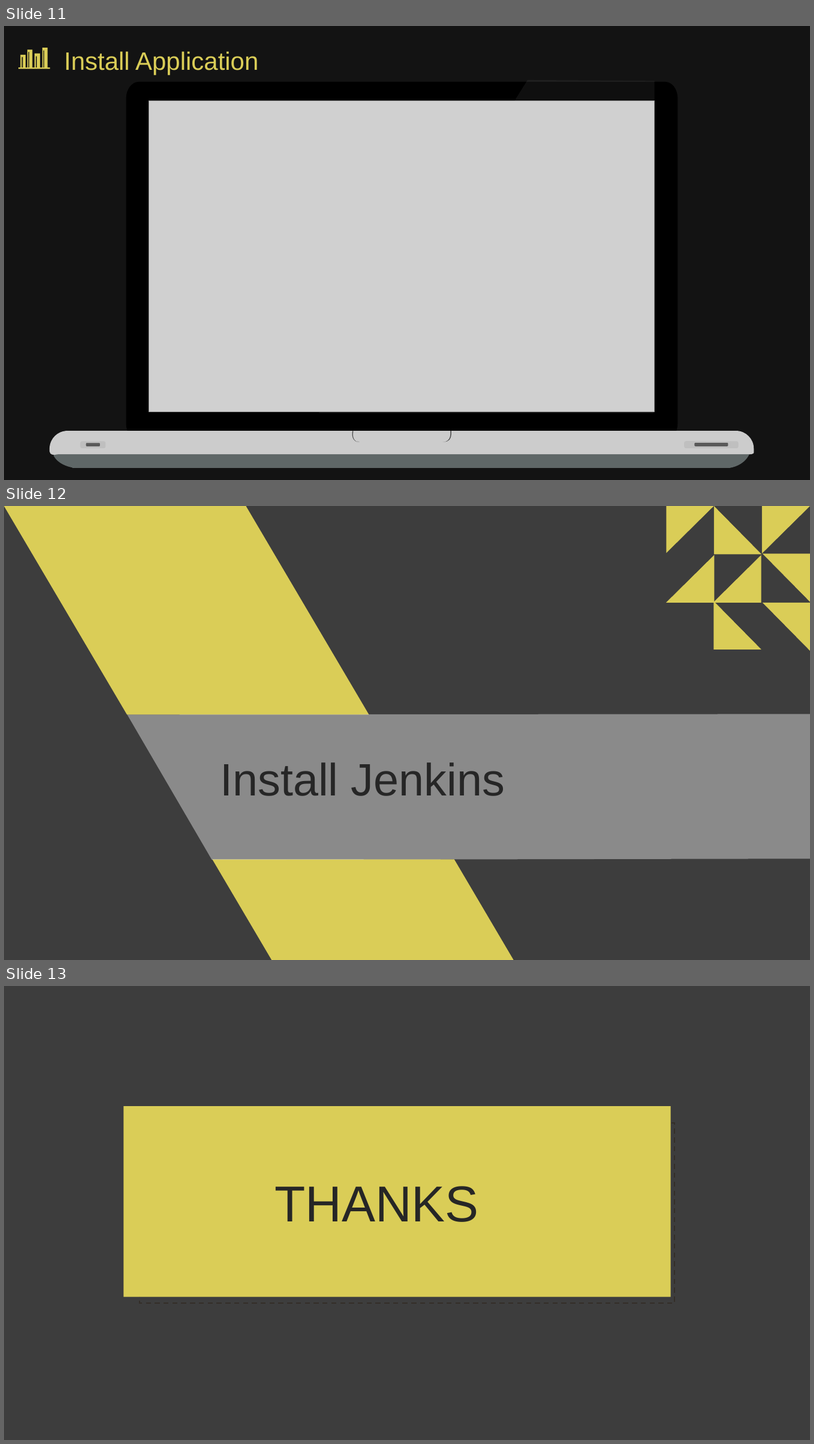
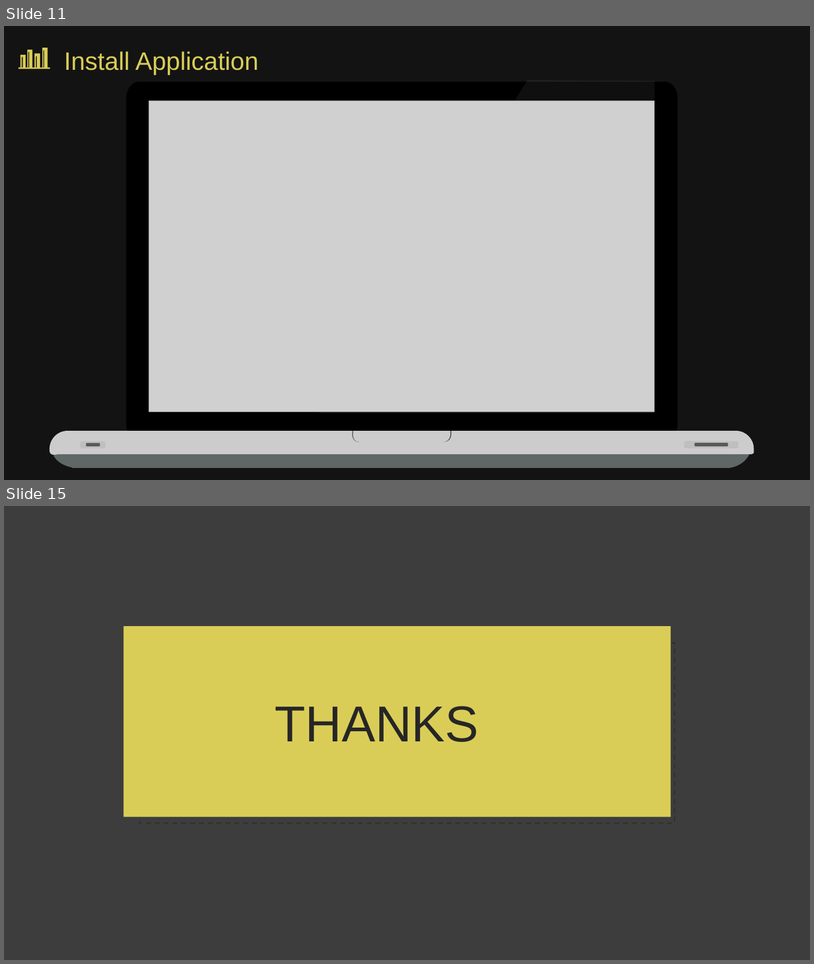
Before and after one commit to frostmarry/DumbwaysBootcamp, a slide deck: dumbweek3/elga-dumbweek3.pptx. Shown one above the other, each under a label of ours: slides 11, 12 and 13 before the commit, slides 11 and 15 after it; the slides between them are not shown. The pictures are 814x1444 and 814x964 pixels, drawn with LibreOffice and Linux fonts; fonts in the diff are those of the drawing; grey boxes stand for pictures; background and template pictures are left out; a plain dark background stands for a picture behind light text. Boxes give left, top, right and bottom in pixels: in the first picture for what was removed or moved away, otherwise in the second. Text is boxed around its words. In the diff, an @@ line names an element or a change of style, - is before the commit and + after.

```diff
--- a/dumbweek3/elga-dumbweek3.pptx
+++ b/dumbweek3/elga-dumbweek3.pptx
@@ slide 12 removed at box(4, 506, 810, 960), background picture (left out); not listed: 1 template element that a slide beside it also shows @@
@@ freeform shape removed at box(4, 506, 514, 960) @@
@@ right triangle removed at box(667, 506, 715, 553) @@
@@ right triangle removed at box(715, 506, 762, 555) @@
@@ right triangle removed at box(762, 506, 810, 553) @@
@@ right triangle removed at box(667, 555, 715, 603) @@
@@ right triangle removed at box(714, 555, 762, 603) @@
@@ right triangle removed at box(763, 554, 810, 602) @@
@@ right triangle removed at box(714, 601, 762, 649) @@
@@ right triangle removed at box(763, 603, 810, 651) @@
@@ freeform shape removed at box(128, 714, 810, 860) @@
@@ text removed at box(220, 762, 505, 796) @@
-Install Jenkins
@@ what was slide 13 is now slide 15 @@
```
Also in this commit, not shown: 3 slides added.
